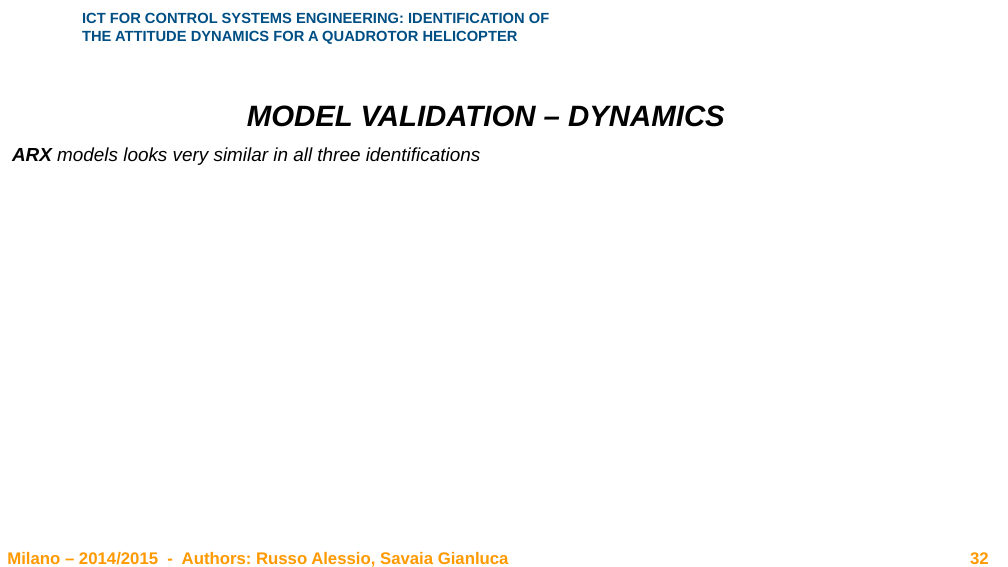
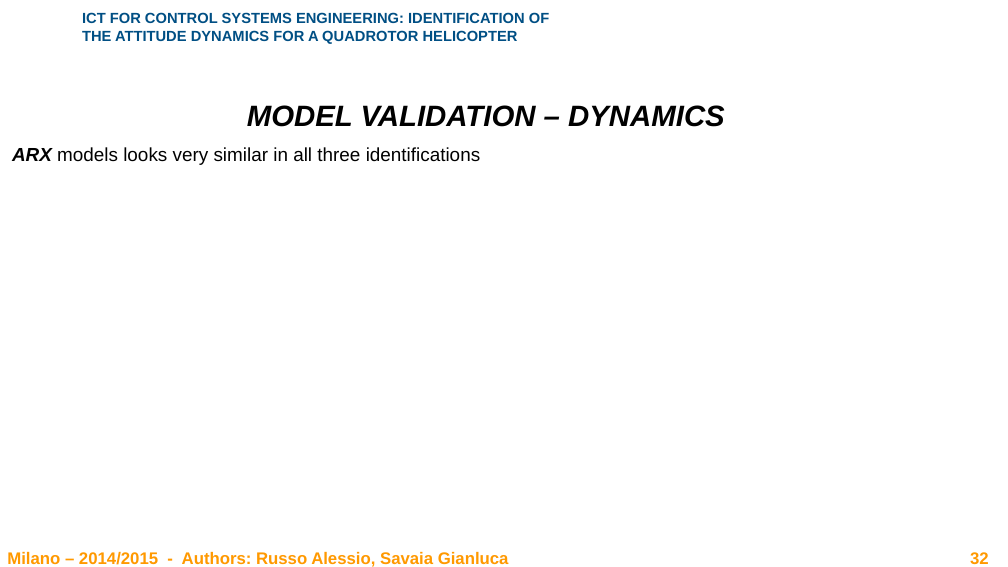
Before and after one commit to rssalessio/BlackBox-Quadrotor-Identification, a slide deck: slide 32 of report/Report.pptx. Drawn at 1008x567 pixels with LibreOffice and Linux fonts; fonts in the diff are those of the drawing; background and template pictures are left out. Boxes give left, top, right and bottom in pixels: in the first picture for what was removed or moved away, otherwise in the second. Text is boxed around its words. In the diff, an @@ line names an element or a change of style, - is before the commit and + after.

```diff
--- a/report/Report.pptx
+++ b/report/Report.pptx
@@ text at <box>12,147,480,165</box>: italic off in "models looks very similar in all three ..." @@
```
Also in this commit, not shown: 1 other slide changed, 11 other files.
